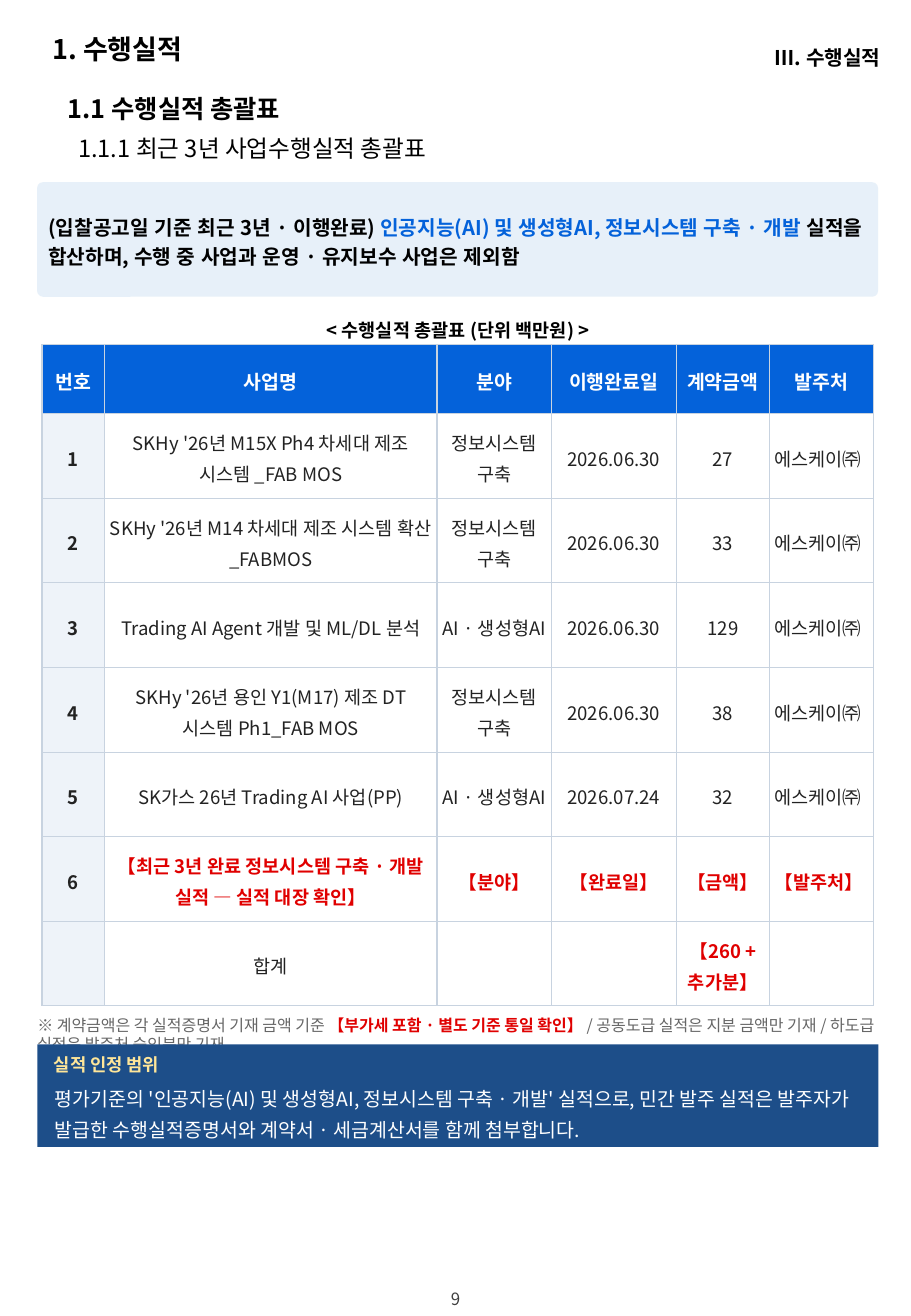
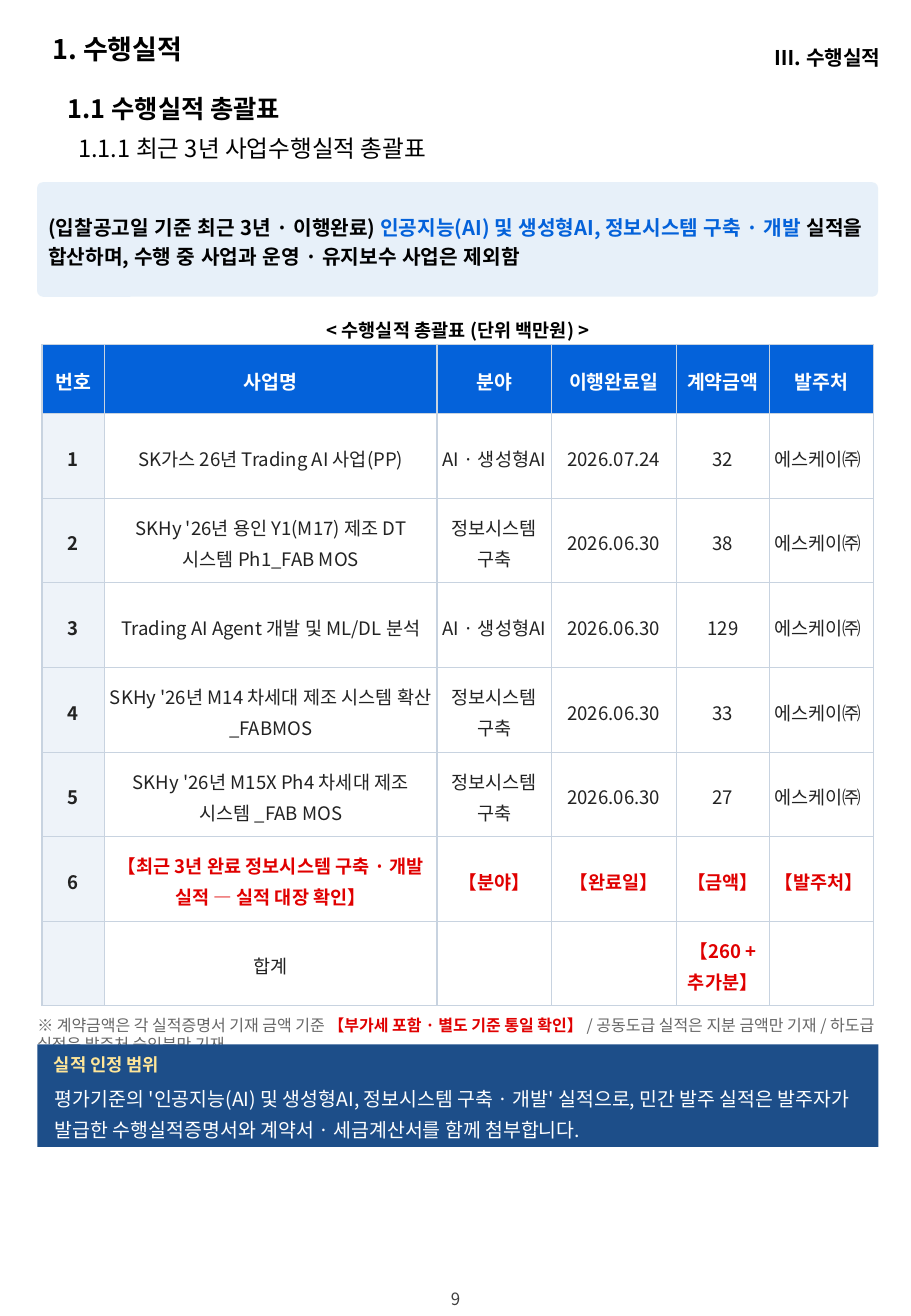
Before and after one commit to hwangsteeve-tech/hbjw, a slide deck: slide 9 of proposals/2026-11_nlrc-ai-labor-commission/nlrc_정량제안서.pptx. Drawn at 911x1316 pixels with LibreOffice and Linux fonts; fonts in the diff are those of the drawing; background and template pictures are left out. Boxes give left, top, right and bottom in pixels: in the first picture for what was removed or moved away, otherwise in the second. Text is boxed around its words. In the diff, an @@ line names an element or a change of style, - is before the commit and + after.

```diff
--- a/proposals/2026-11_nlrc-ai-labor-commission/nlrc_정량제안서.pptx
+++ b/proposals/2026-11_nlrc-ai-labor-commission/nlrc_정량제안서.pptx
@@ table at <box>43,344,875,1006</box> @@
-row 2: 1 | SKHy '26년 M15X Ph4 차세대 제조 시스템 _FAB MOS | 정보시스템 구축 | 2026.06.30 | 27 | 에스케이㈜
+row 2: 1 | SK가스 26년 Trading AI 사업(PP) | AI · 생성형AI | 2026.07.24 | 32 | 에스케이㈜
-row 3, column 2: SKHy '26년 M14 차세대 제조 시스템 확산_FABMOS
+row 3, column 2: SKHy '26년 용인 Y1(M17) 제조 DT 시스템 Ph1_FAB MOS
-row 3, column 5: 33
+row 3, column 5: 38
-row 5, column 2: SKHy '26년 용인 Y1(M17) 제조 DT 시스템 Ph1_FAB MOS
+row 5, column 2: SKHy '26년 M14 차세대 제조 시스템 확산_FABMOS
-row 5, column 5: 38
+row 5, column 5: 33
-row 6: 5 | SK가스 26년 Trading AI 사업(PP) | AI · 생성형AI | 2026.07.24 | 32 | 에스케이㈜
+row 6: 5 | SKHy '26년 M15X Ph4 차세대 제조 시스템 _FAB MOS | 정보시스템 구축 | 2026.06.30 | 27 | 에스케이㈜
```
Also in this commit, not shown: 3 other slides changed, 6 other files.
